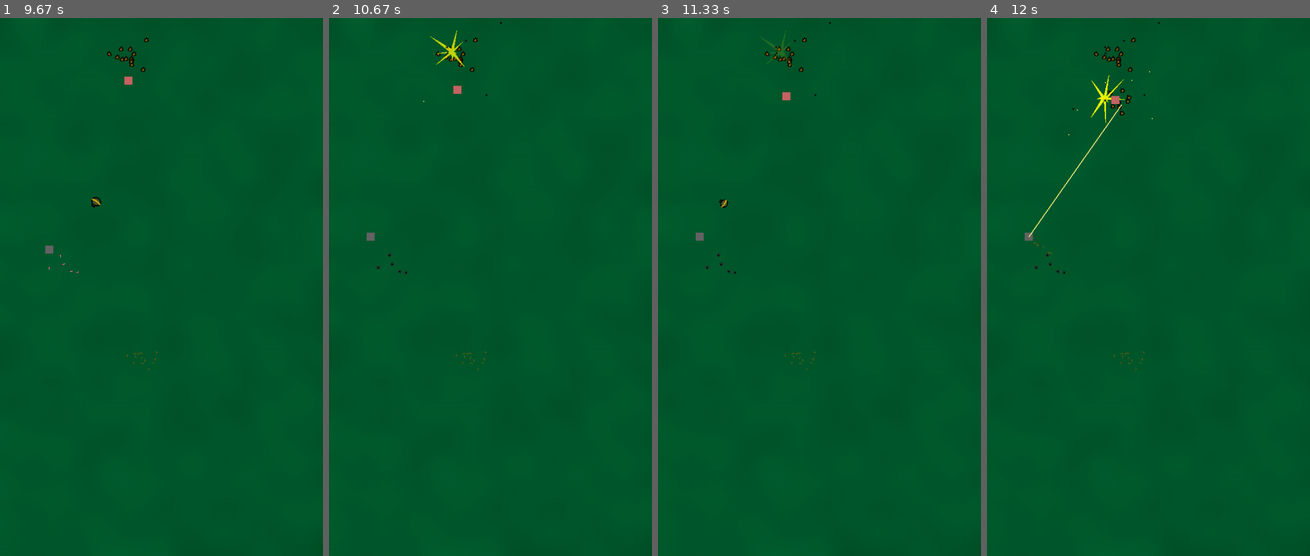
Above: before the commit, frames 1-4 (left to right).
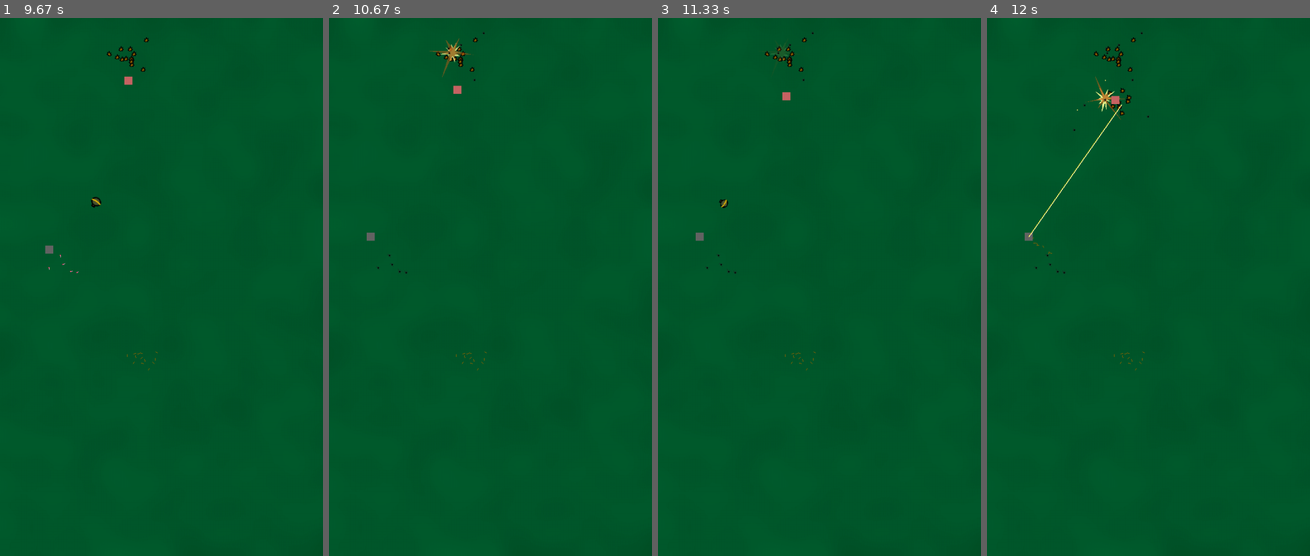
Above: after the commit, the same moments.

Repository: SNIPRS/mnb_halo
Game: pygame game, started from main.py
The game is run twice, just before and just after one commit, with the same random seed, the same clock (stepped at 60 frames per second) and the same inputs.
Inputs (mouse positions are in pixels of both pictures, inside the frame that each line leads up to):
- Up to frame 1 (9.67 s): click (164, 453) at 0.38 s; click (41, 233) at 0.72 s
- Up to frame 2 (10.67 s): no input
- Up to frame 3 (11.33 s): no input
- Up to frame 4 (12 s): no input

Frame 1 is identical in both runs. In frame 2, 0.3% of the frame differs, in the area x 14-54%, y 0-48%; in frame 3, less than 0.1%; in frame 4, 0.3%.

Commit message:
explosion

Diff:
--- a/G.py
+++ b/G.py
@@ -1,5 +1,6 @@
 import pygame
 import numpy
+from typing import List
 
 # Globals
 
@@ -37,3 +38,10 @@
         if not pygame.mixer.Channel(i).get_busy():
             pygame.mixer.Channel(i).play(sound)
             return
+
+def QUEUE_SOUND(sounds: List[pygame.mixer.Sound]):
+    for i in range(MIXER_CHANNELS):
+        if not pygame.mixer.Channel(i).get_busy():
+            for s in sounds:
+                pygame.mixer.Channel(i).queue(s)
+            return
--- a/sprite/projectile.py
+++ b/sprite/projectile.py
@@ -140,7 +140,7 @@
         self.impact_type = 'explosion'
         self.end = end
         self.r = 5 * G.UNIT
-        self.fragr = 2 * self.r
+        self.fragr = 1.3 * self.r
         self.n_frag = randint(5, 8)
         self.n_spark = randint(5, 10)
 
Binary file changed: assets/decals/burns/mini_burn0.png
Binary file changed: assets/decals/burns/mini_burn1.png
Binary file changed: assets/decals/burns/mini_burn2.png
Binary file changed: assets/decals/explosion/ex0.png
Binary file changed: assets/decals/explosion/ex1.png
Binary file added: assets/decals/explosion/ex2.png
Not shown, changed: misc/testing.ipynb
